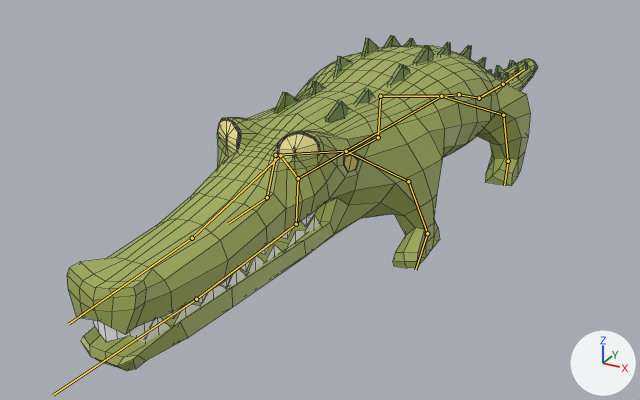
The FBX model QuackingAwesome/Assets/Animals/Alligator.fbx as it was, and as the next commit left it.
Camera for both pictures: a camera (50 mm lens) standing at (1.3, -2.76, 1.07) and looking at (-0.22, 0.01, -0.31). Every picture has the same lights, and +X, +Y and +Z are marked at lower right. Both versions are drawn at frame 1 of the action 'ArmatureAligator|Action'; the numbers are the values there. The bones that bend it are drawn over the model as lines. Mesh edges are drawn as thin lines.

The first picture shows 'Aligator'.
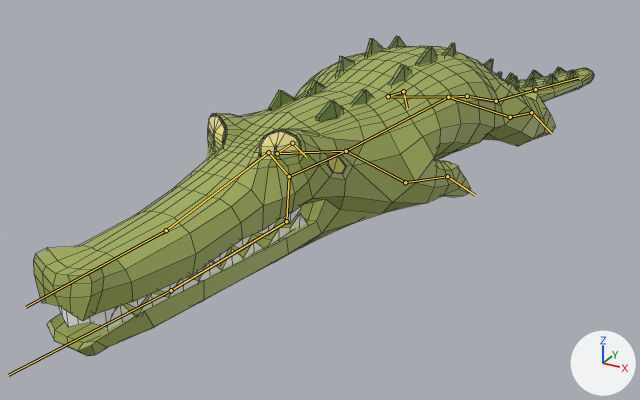
The change in detail:
Bone 'Bone' (bone_bone) turns from (0, 0, 0) to (0, 0, 6) degrees about its own x, y and z.
Bone 'Bone.001' (bone_bone_001) turns from (0, 0, 0) to (0, 0, -2) degrees about its own x, y and z.
Bone 'Bone.003' (bone_bone_003) turns from (0, 0, 0) to (0, 2, -7) degrees about its own x, y and z.
Bone 'Bone.004' (bone_bone_004) turns from (0, 0, 0) to (0, 0, -5) degrees about its own x, y and z.
Bone 'Bone.005' (bone_bone_005) turns from (0, 0, 0) to (0, 0, -6) degrees about its own x, y and z.
Bone 'BMLeg.L' (bone_bmleg_l) turns from (0, 0, 0) to (14, 0, 69) degrees about its own x, y and z.
Bone 'BFoot.L' (bone_bfoot_l) turns from (0, 0, 0) to (-3, 19, 60) degrees about its own x, y and z.
Bone 'BMLeg.R' (bone_bmleg_r) turns from (0, 0, 0) to (14, 0, -69) degrees about its own x, y and z.
Bone 'BFoot.R' (bone_bfoot_r) turns from (0, 0, 0) to (-3, -19, -60) degrees about its own x, y and z.
Bone 'Leg.L' (bone_leg_l) turns from (0, 0, 0) to (0, 1, -3) degrees about its own x, y and z.
Bone 'MLeg.L' (bone_mleg_l) turns from (0, 0, 0) to (8, 19, 69) degrees about its own x, y and z.
Bone 'Foot.L' (bone_foot_l) turns from (0, 0, 0) to (-25, 25, 48) degrees about its own x, y and z.
Bone 'Leg.R' (bone_leg_r) turns from (0, 0, 0) to (0, 1, -3) degrees about its own x, y and z.
Bone 'MLeg.R' (bone_mleg_r) turns from (0, 0, 0) to (8, -19, -69) degrees about its own x, y and z.
Bone 'Foot.R' (bone_foot_r) turns from (0, 0, 0) to (-25, -25, -48) degrees about its own x, y and z.

What differs and where, as boxes (x1, y1, x2, y2) in the pictures (640 x 400 px):
'Aligator', posed (19% wider)
    before: (67, 35, 538, 371)
    after: (33, 36, 594, 356)
bone 'Bone', root to tip
    before: (346, 151) to (298, 178)
    after: (346, 151) to (289, 176)
bone 'Bone.001', root to tip
    before: (346, 151) to (441, 96)
    after: (346, 151) to (448, 97)
bone 'Bone.003', root to tip
    before: (459, 94) to (479, 98)
    after: (467, 96) to (496, 101)
bone 'Bone.004', root to tip
    before: (479, 98) to (503, 84)
    after: (496, 101) to (535, 89)
bone 'Bone.005', root to tip
    before: (503, 84) to (524, 69)
    after: (535, 89) to (578, 78)
bone 'BMLeg.L', root to tip
    before: (503, 115) to (508, 161)
    after: (510, 117) to (531, 112)
bone 'BFoot.L', root to tip
    before: (508, 161) to (504, 185)
    after: (531, 112) to (552, 133)
bone 'BMLeg.R', root to tip
    before: (380, 96) to (378, 137)
    after: (388, 96) to (403, 91)
bone 'BFoot.R', root to tip
    before: (378, 137) to (346, 154)
    after: (403, 91) to (407, 108)
bone 'Leg.L', root to tip
    before: (346, 151) to (408, 181)
    after: (346, 151) to (405, 182)
bone 'MLeg.L', root to tip
    before: (408, 181) to (427, 233)
    after: (405, 182) to (447, 176)
bone 'Foot.L', root to tip
    before: (427, 233) to (415, 270)
    after: (447, 176) to (475, 195)
bone 'Leg.R', root to tip
    before: (346, 151) to (275, 155)
    after: (346, 151) to (277, 153)
bone 'MLeg.R', root to tip
    before: (275, 155) to (267, 197)
    after: (277, 153) to (292, 143)
bone 'Foot.R', root to tip
    before: (267, 197) to (228, 223)
    after: (292, 143) to (306, 157)
